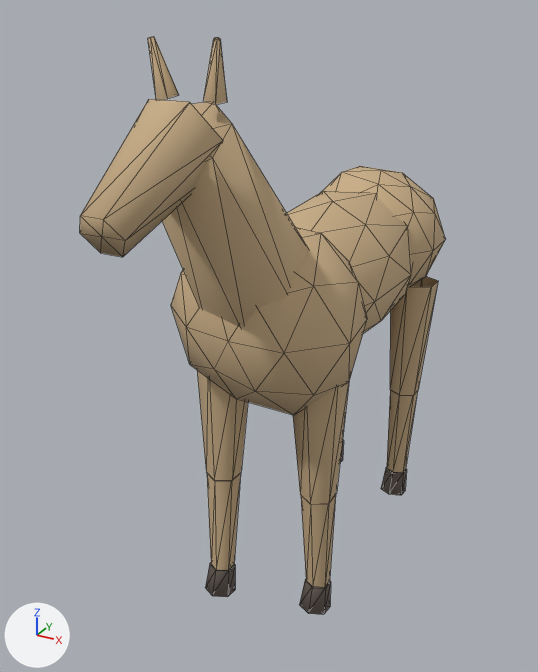
The glTF model assets/models/horse_3.glb as it was, and as the next commit left it.
Before and after are seen from a 50 mm lens placed at (1.02, -2.3, 1.95), pointed at (-0.12, -0.22, 0.91). The axes (+X, +Y, +Z) are drawn at lower left. The lights are the same throughout. The older version comes first. Mesh edges are drawn as thin lines.

Objects in the first picture: 'horse_3.glb'.
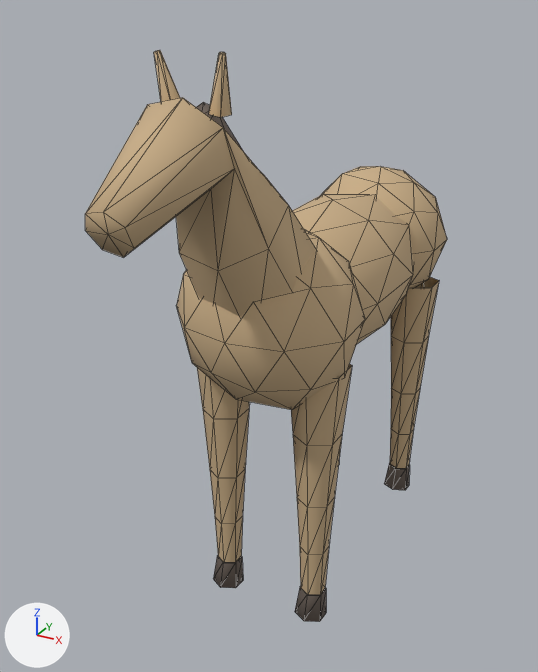
Boxes (x1, y1, x2, y2) around the edits, measured in the pictures (538 x 672 px; the box of a moved part takes in the faces that stretch with it):
'horse_3.glb', reshaped
    before: (80, 36, 445, 615)
    after: (85, 50, 447, 622)
part 1 of me_horse_3_glb, moved or reshaped
    before: (148, 36, 179, 100)
    after: (154, 50, 180, 102)
part 2 of me_horse_3_glb, moved or reshaped
    before: (203, 38, 227, 104)
    after: (209, 52, 232, 117)
part 3 of me_horse_3_glb, moved or reshaped
    before: (205, 563, 235, 597)
    after: (213, 555, 243, 588)
part 4 of me_horse_3_glb, rebuilt
    before: (162, 102, 309, 328)
    after: (85, 98, 316, 317)
part 5 of me_horse_3_glb, rebuilt (not visible before)
    after: (196, 102, 242, 149)
part 6 of me_horse_3_glb, deleted (beige)
    before: (80, 99, 223, 257)
part 7 of me_horse_3_glb, moved or reshaped
    before: (171, 166, 445, 615)
    after: (177, 166, 447, 622)

What changed in the scene script:
```text
Change me_horse_3_glb:
    used by ob_horse_3_glb; location = (0.0, 0.0, 0.0)
    remove me_horse_3_glb.from_pydata(...)  # 348 vertices, 510 faces; spans x -0.3..0.3, y -1.18..0.91, z -0.01..1.89
    add me_horse_3_glb.from_pydata(...)  # 384 vertices, 638 faces; spans x -0.28..0.28, y -1.17..0.89, z -0.01..1.86
    me_horse_3_glb part 1: the loose piece of 11 vertices spanning x -0.1..-0.04, y -0.85..-0.79, z 1.75..1.89 is moved by (0.0, 0.02, -0.03)
    me_horse_3_glb part 2: the loose piece of 11 vertices spanning x 0.04..0.1, y -0.85..-0.79, z 1.75..1.89 is moved by (0.0, 0.02, -0.03)
    me_horse_3_glb part 3: the loose piece of 13 vertices spanning x -0.22..-0.12, y -0.56..-0.44, z -0.01..0.11 is moved by (0.0, 0.05, 0.0)
    me_horse_3_glb part 4: the loose piece of 15 vertices spanning x -0.19..0.17, y -0.95..-0.35, z 1.09..1.75 is rebuilt with 29 vertices and now spans x -0.2..0.18, y -1.17..-0.31, z 1.06..1.77
    me_horse_3_glb part 5: the loose piece of 11 vertices spanning x -0.05..0.04, y -0.7..-0.46, z 1.29..1.59 is rebuilt with 16 vertices and now spans x -0.05..0.04, y -0.81..-0.4, z 1.27..1.75
    me_horse_3_glb part 6: the loose piece of 13 vertices spanning x -0.11..0.11, y -1.18..-0.82, z 1.47..1.76 is deleted
    me_horse_3_glb part 7: 7 vertices moved within x -0.02..0.21, y -0.42..0.87, z 0.1..1.12; 203 vertices removed from x -0.3..0.3, y -0.69..0.91, z -0.01..1.38; 233 vertices added at x -0.28..0.28, y -0.7..0.89, z -0.01..1.39
    other edits to the shape of me_horse_3_glb do not show in these pictures
```
